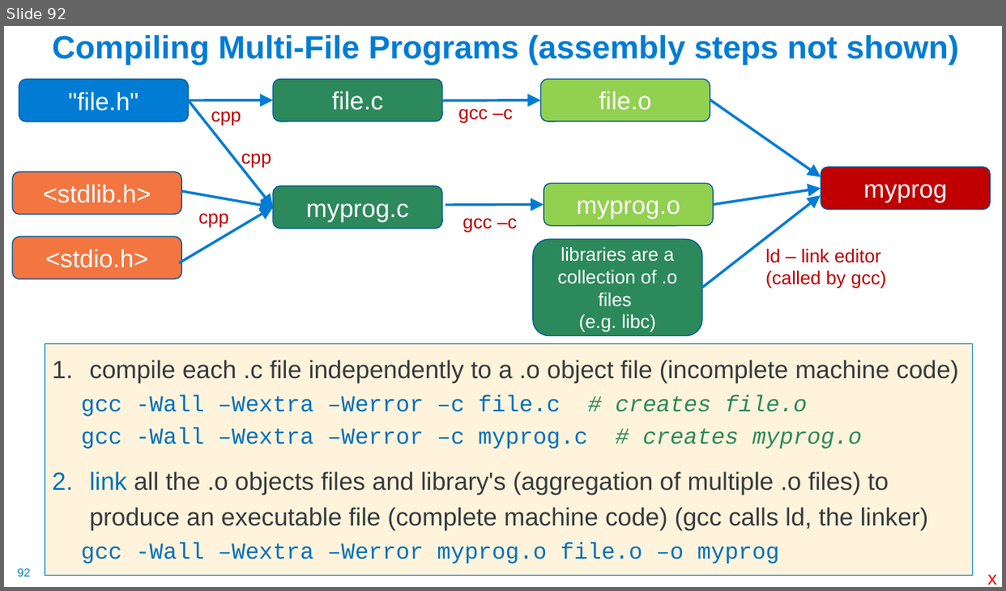
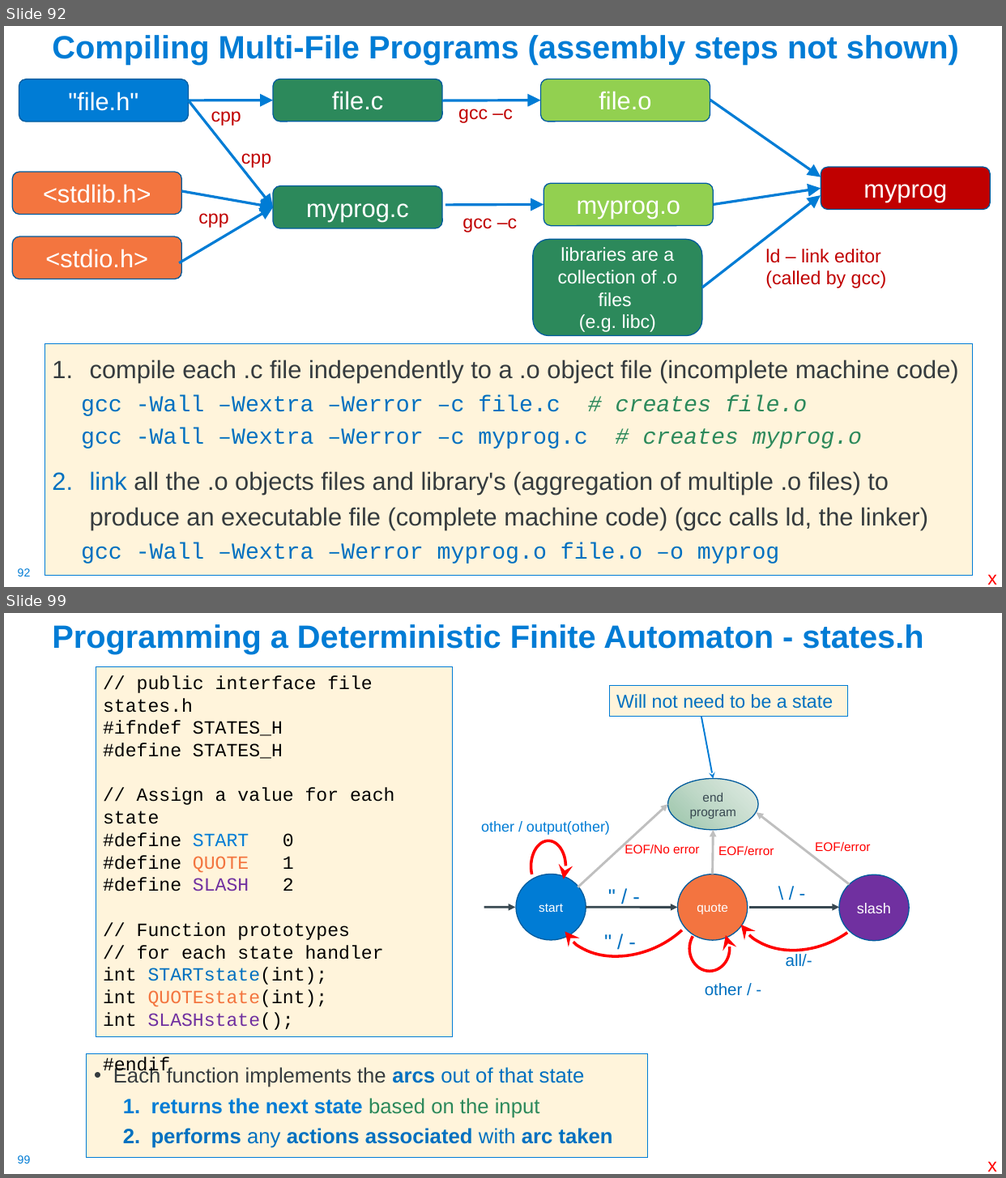
Before and after one commit to cse30-sp24/Muller-Slides, a slide deck: 01-C-Part1.pptx. Shown one above the other, each under a label of ours: slide 92 before the commit, slides 92 and 99 after it; the slides between them are not shown. The pictures are 1006x591 and 1006x1178 pixels, drawn with LibreOffice and Linux fonts; fonts in the diff are those of the drawing. Boxes give left, top, right and bottom in pixels: in the first picture for what was removed or moved away, otherwise in the second. Text is boxed around its words. In the diff, an @@ line names an element or a change of style, - is before the commit and + after.

```diff
--- a/01-C-Part1.pptx
+++ b/01-C-Part1.pptx
@@ slide 99 added at bbox=[4, 613, 1002, 1174], background #FFFFFF; not listed: 1 template element that a slide beside it also shows @@
@@ title added at bbox=[52, 624, 923, 653], 31 pt, text #007CD5, bold @@
+Programming a Deterministic Finite Automaton - states.h
@@ rectangle added at bbox=[96, 667, 453, 1037], fill #FFF4DB, outline #007CD5 0.75 pt, 18 pt, text #000000 @@
+// public interface file states.h
+#ifndef STATES_H
+#define STATES_H
+// Assign a value for each state
+#define START 0
+#define QUOTE 1
+#define SLASH 2
+// Function prototypes
+// for each state handler
+int STARTstate(int);
+int QUOTEstate(int);
+int SLASHstate();
+#endif
@@ rectangle added at bbox=[610, 686, 849, 716], fill #FFF4DB, outline #007CD5 0.75 pt, 18 pt, text #0070C0 @@
+Will not need to be a state
@@ arrow added from (701, 717) to (713, 778), #007CD5 1.5 pt @@
@@ ellipse added at bbox=[668, 778, 759, 830], fill gradient #9AC4A9 to #C2D9CA to #E2ECE5, outline #005C9E 1 pt, 12 pt, text #384851 @@
+end program
@@ arrow added from (578, 888) to (668, 805), #BFBFBF 2.25 pt @@
@@ text added at bbox=[481, 821, 610, 835], 14 pt, text #007CD5 @@
+other / output(other)
@@ arc (boxed as its full ellipse) added at bbox=[542, 817, 724, 978], outline #FF0000 2.75 pt @@
@@ arrow added from (713, 875) to (713, 830), #BFBFBF 2.25 pt @@
@@ arc (boxed as its full ellipse) added at bbox=[716, 808, 899, 973], outline #FF0000 2.75 pt @@
@@ arrow added from (849, 884) to (756, 812), #BFBFBF 2.25 pt @@
@@ arc (boxed as its full ellipse) added at bbox=[531, 841, 565, 892], outline #FF0000 2.75 pt @@
@@ text added at bbox=[624, 844, 699, 854], 12 pt, text #FF0000 @@
+EOF/No error
@@ text added at bbox=[718, 846, 774, 855], 12 pt, text #FF0000 @@
+EOF/error
@@ text added at bbox=[815, 842, 870, 851], 12 pt, text #FF0000 @@
+EOF/error
@@ ellipse added at bbox=[516, 875, 586, 940], fill #007CD5, outline #005C9E 1 pt, 12 pt, text #FFFFFF @@
+start
@@ text added at bbox=[601, 879, 648, 913], 20 pt, text #0070C0 @@
+" / -
@@ ellipse added at bbox=[678, 875, 748, 940], fill #F37440, outline #005C9E 1 pt, 12 pt, text #FFFFFF @@
+quote
@@ text added at bbox=[771, 878, 814, 908], 18 pt, text #0070C0 @@
+\ / -
@@ ellipse added at bbox=[839, 875, 909, 941], fill #7030A0, outline #005C9E 1 pt, 14 pt, text #FFFFFF @@
+slash
@@ arrow added from (484, 907) to (515, 907), #384851 2.25 pt @@
@@ arrow added from (586, 907) to (678, 907), #384851 2.25 pt @@
@@ text added at bbox=[597, 925, 644, 958], 20 pt, text #0070C0 @@
+" / -
@@ arc (boxed as its full ellipse) added at bbox=[690, 926, 731, 972], outline #FF0000 2.75 pt @@
@@ arrow added from (750, 907) to (839, 907), #384851 2.25 pt @@
@@ text added at bbox=[786, 954, 812, 967], 16 pt, text #0070C0 @@
+all/-
@@ text added at bbox=[705, 983, 743, 996], 16 pt, text #0070C0 @@
+other / -
@@ text added at bbox=[87, 1054, 648, 1158], fill #FFF4DB, outline #007CD5 0.75 pt, 20 pt, text #0070C0 @@
+• Each function implements the arcs out of that state
+  1. returns the next state based on the input
+  2. performs any actions associated with arc taken
@@ text added at bbox=[987, 1161, 997, 1172], 18 pt, text #FF0000 @@
+x
```
Also in this commit, not shown: 3 slides changed, 9 other slides added, 3 other files.
